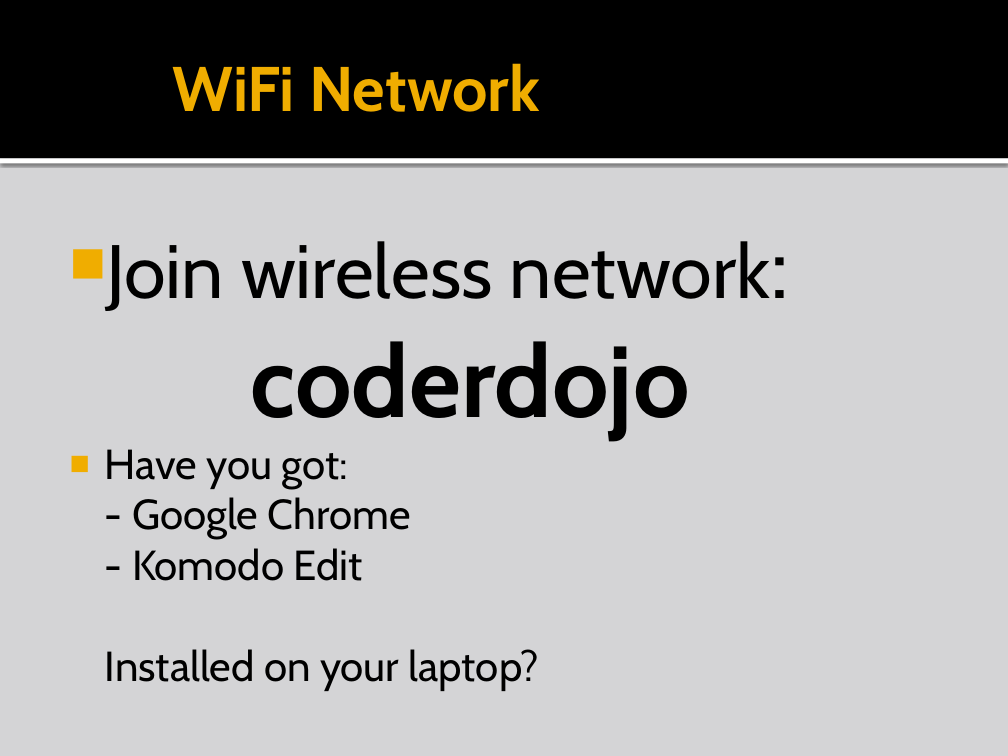
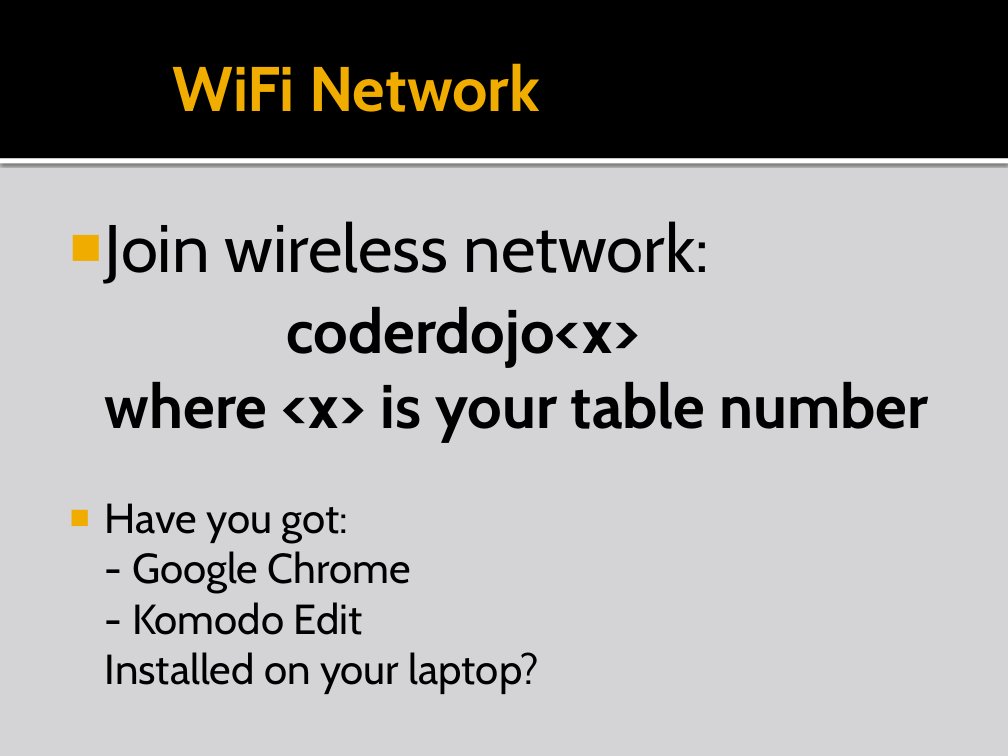
Before and after one commit to liamf/coderdojo-bray, a slide deck: slide 2 of html/presentations/CoderDojoBrayHTML_session4.pptx. Drawn at 1008x756 pixels with LibreOffice and Linux fonts; fonts in the diff are those of the drawing; background and template pictures are left out. Boxes give left, top, right and bottom in pixels: in the first picture for what was removed or moved away, otherwise in the second. Text is boxed around its words. In the diff, an @@ line names an element or a change of style, - is before the commit and + after.

```diff
--- a/html/presentations/CoderDojoBrayHTML_session4.pptx
+++ b/html/presentations/CoderDojoBrayHTML_session4.pptx
@@ text at <box>105,221,928,442</box>: text changed; size 54 to 44 pt; bold on @@
-■ Join wireless network:
-  coderdojo
+■ Join wireless network:
+  coderdojo<x>
+  where <x> is your table number
```
Also in this commit, not shown: 2 other slides changed, 12 slides added.
